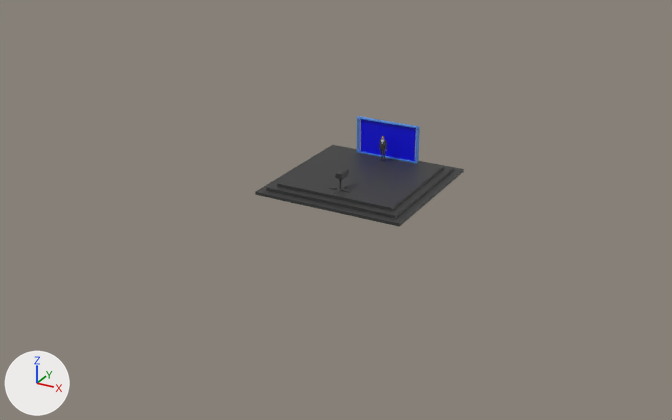
Renders of the Blender file Blender Project/weather-studio.blend from each side of a commit.
Rendered twice from a 50 mm lens placed at (25.5, -50.0, 22.7), pointed at (-0.7, -2.3, -1.2). Every picture has the same lights, and +X, +Y and +Z are marked at lower left.

Objects in the first picture: 'Floor', 'Screen'.
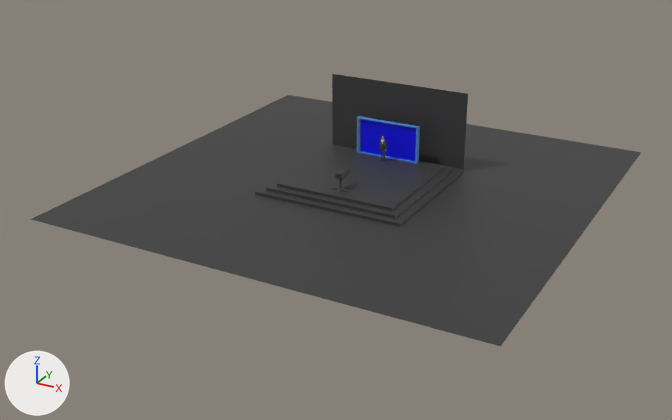
Where the change shows, as pixel boxes [x1, y1, x2, y2] in the pictures (672 x 420 px):
'Floor', reshaped (191% wider, 229% taller)
    before: [255, 145, 464, 227]
    after: [31, 74, 641, 346]
part 1 of me_plane, added
    after: [31, 74, 641, 346]

The change in detail:
me_plane is used by ob_floor; location (0.0, 0.0, 0.0); scale (5.0, 5.0, 1.0).
me_plane had 88 vertices, 86 faces and spanned x -1.0..1.0, y -1.0..1.0, z 0.0..0.6.
me_plane now has 114 vertices, 111 faces and spans x -2.92..2.92, y -2.92..2.92, z 0.0..5.4.
Part 1, on me_plane:
20 vertices are added at x -2.92..2.92, y -2.92..2.92, z 0.0.
6 new vertices lie (0.0, 0.0, 5.2) away from vertices in x -1.0..1.0, y 1.0, z 0.2.
25 new faces join them.
